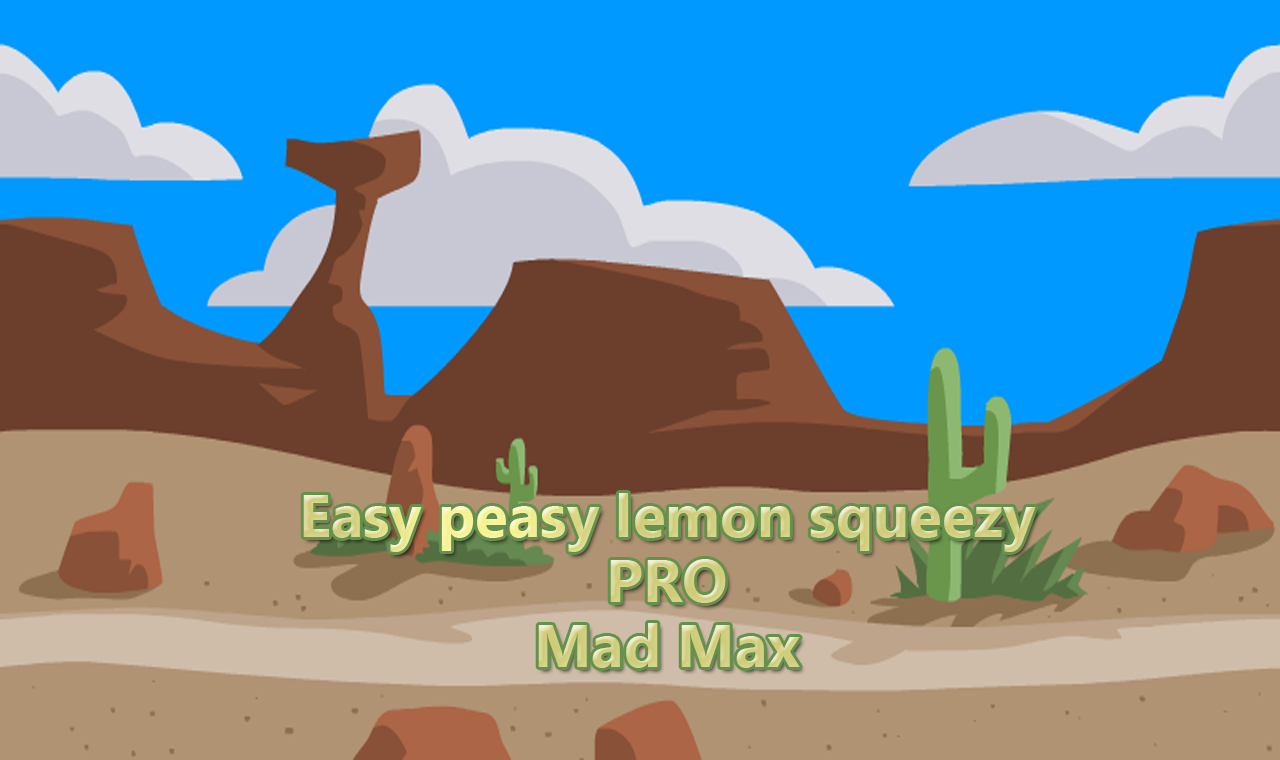
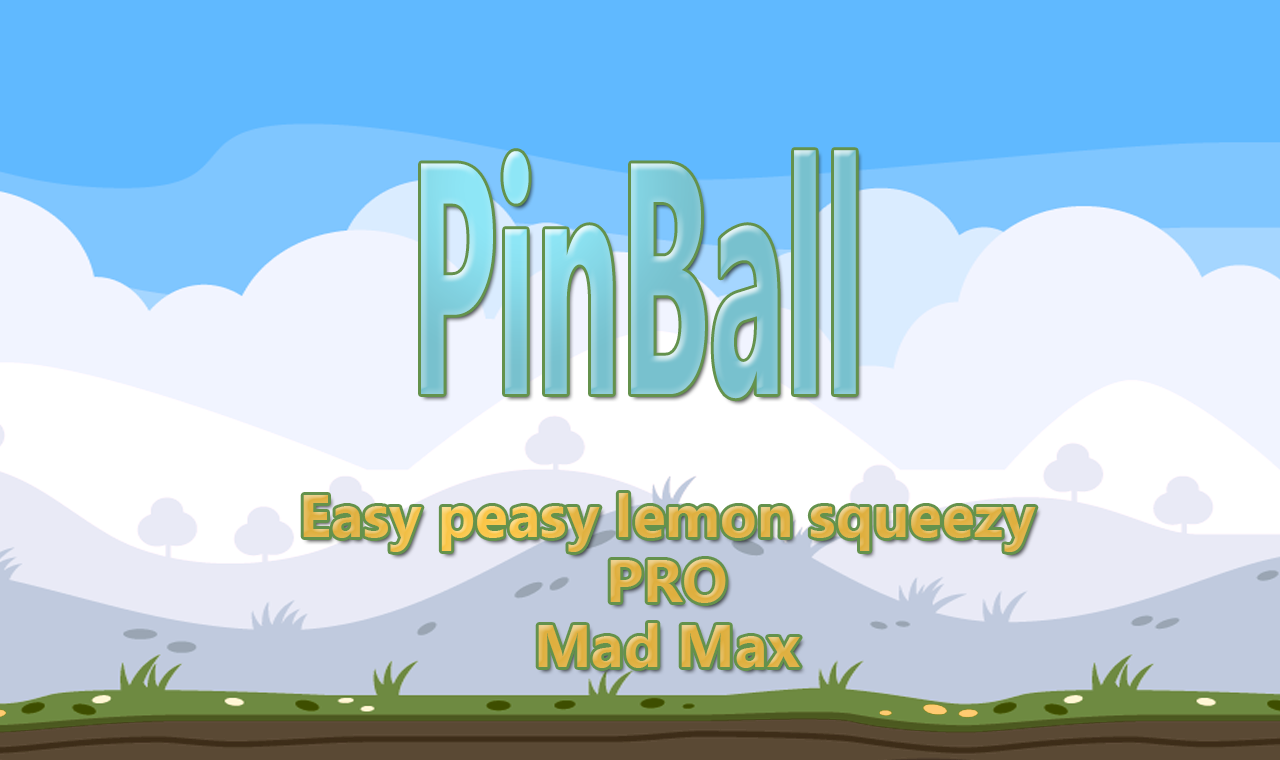
Two versions of the same layered image (1280×760). Layer-by-layer changes:
showed "PinBall" over [421, 150, 856, 399]
added layer "Layer 5" above "Layer 4" over [0, 0, 1280, 760]
hid "Layer 4" over [0, 0, 1280, 760]
